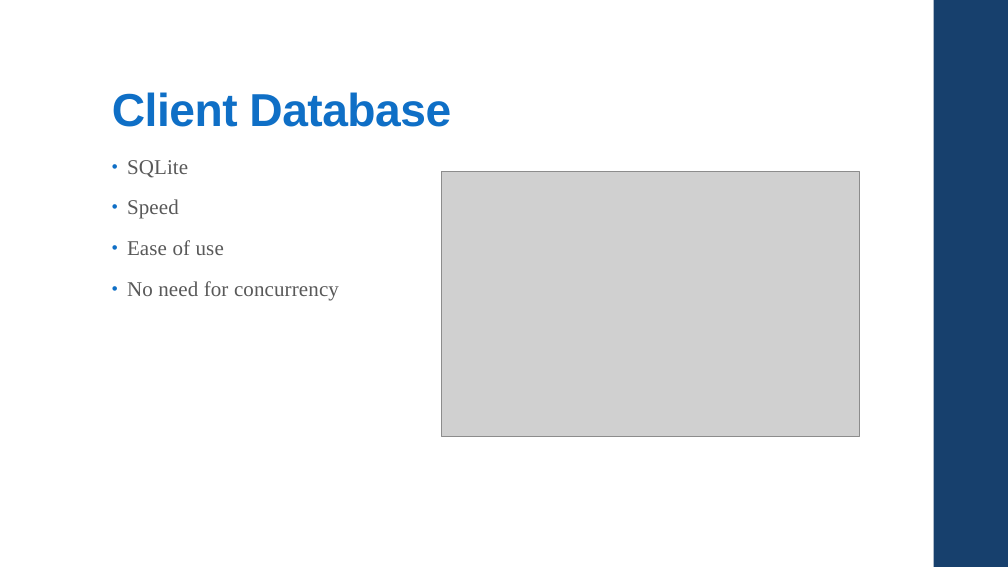
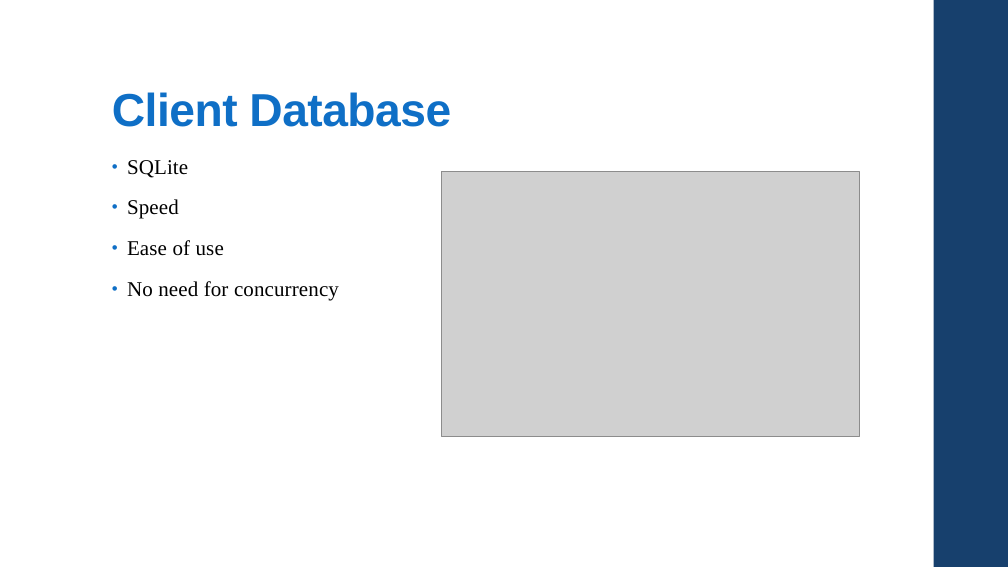
Before and after one commit to csc4350adept/csc4350, a slide deck: slide 21 of Documentation/Pres.pptx. Drawn at 1008x567 pixels with LibreOffice and Linux fonts; fonts in the diff are those of the drawing; grey boxes stand for pictures. Boxes give left, top, right and bottom in pixels: in the first picture for what was removed or moved away, otherwise in the second. Text is boxed around its words. In the diff, an @@ line names an element or a change of style, - is before the commit and + after.

Commit message:
change of color
Gray -> black

```diff
--- a/Documentation/Pres.pptx
+++ b/Documentation/Pres.pptx
@@ text "SQLite" at box(127, 160, 339, 301): text colour #595959 to #000000 @@
```
Also in this commit, not shown: 4 other slides changed, 1 slide removed.
